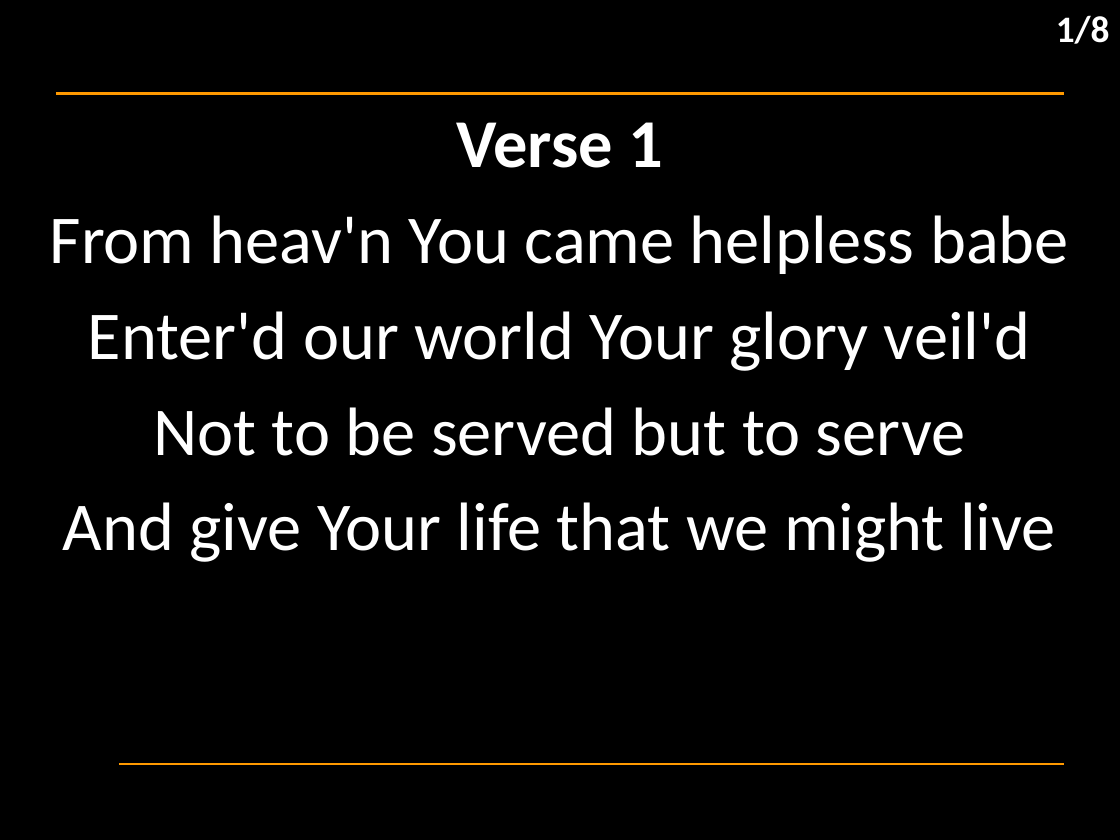
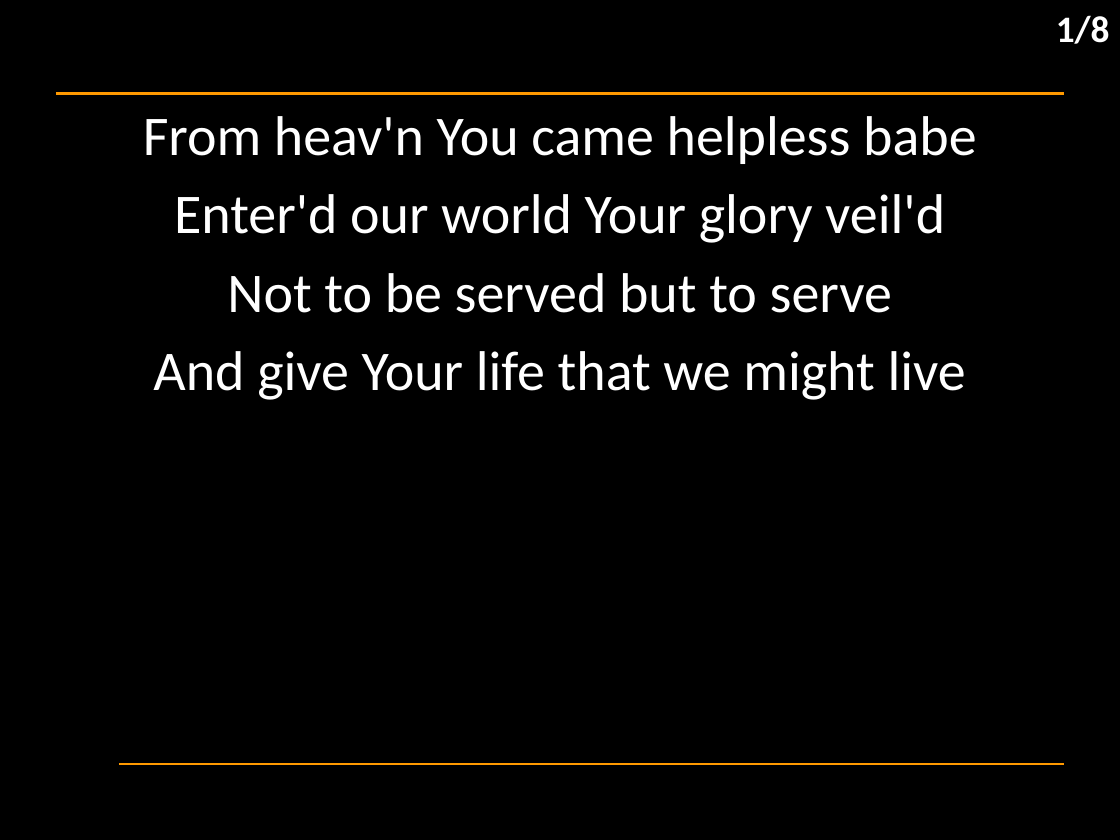
Before and after one commit to hoo-are-ya/worship, a slide deck: slide 2 of docs/songs/servant king.pptx. Drawn at 1120x840 pixels with LibreOffice and Linux fonts; fonts in the diff are those of the drawing; background and template pictures are left out. Boxes give left, top, right and bottom in pixels: in the first picture for what was removed or moved away, otherwise in the second. Text is boxed around its words. In the diff, an @@ line names an element or a change of style, - is before the commit and + after.

```diff
--- a/docs/songs/servant king.pptx
+++ b/docs/songs/servant king.pptx
@@ subtitle "From heav'n You came helpless ..." at [143,116,976,400]: size 44 to 36 pt; less space between paragraphs @@
@@ subtitle at [457,122,664,168]: paragraph removed @@
-Verse 1
```
Also in this commit, not shown: 7 other slides changed, 13 other files.
